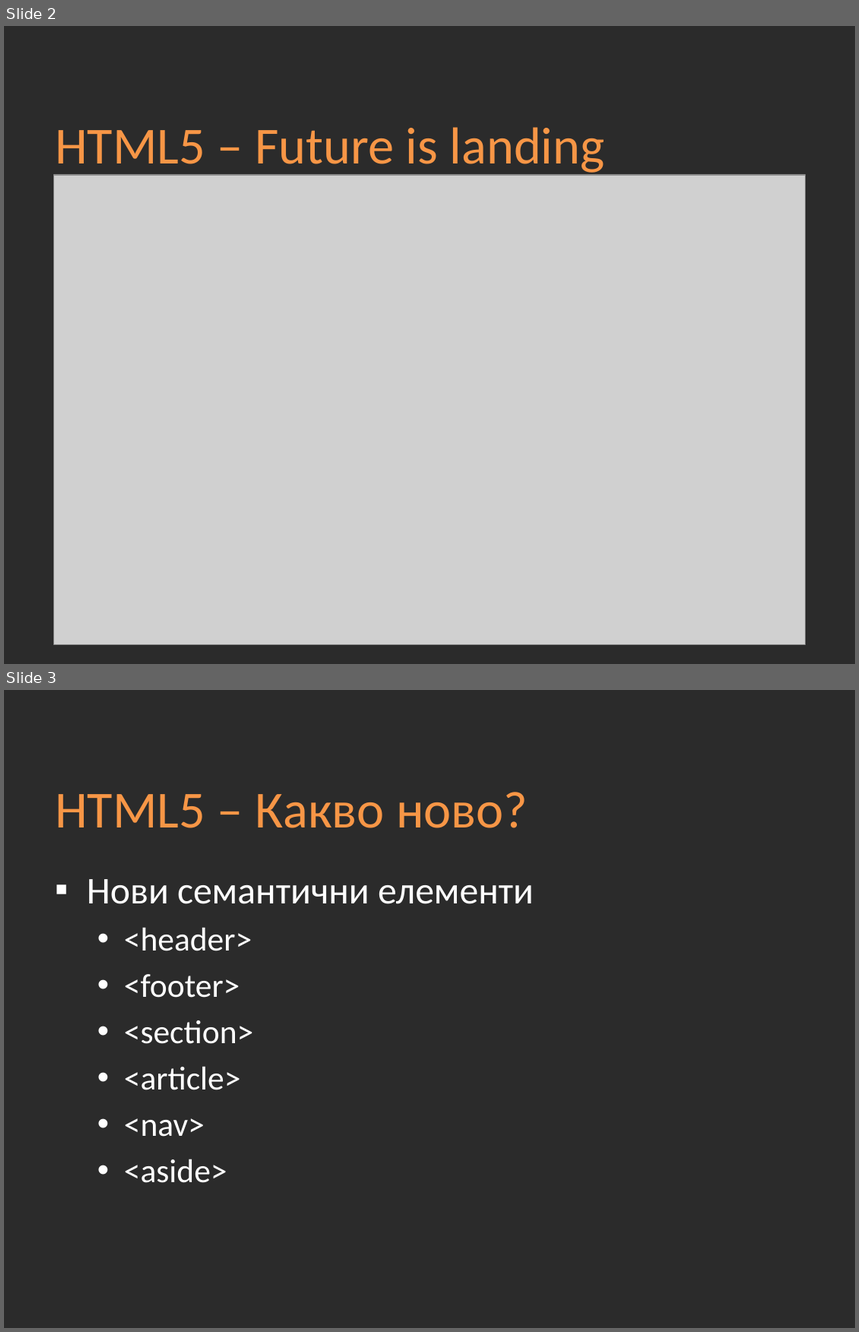
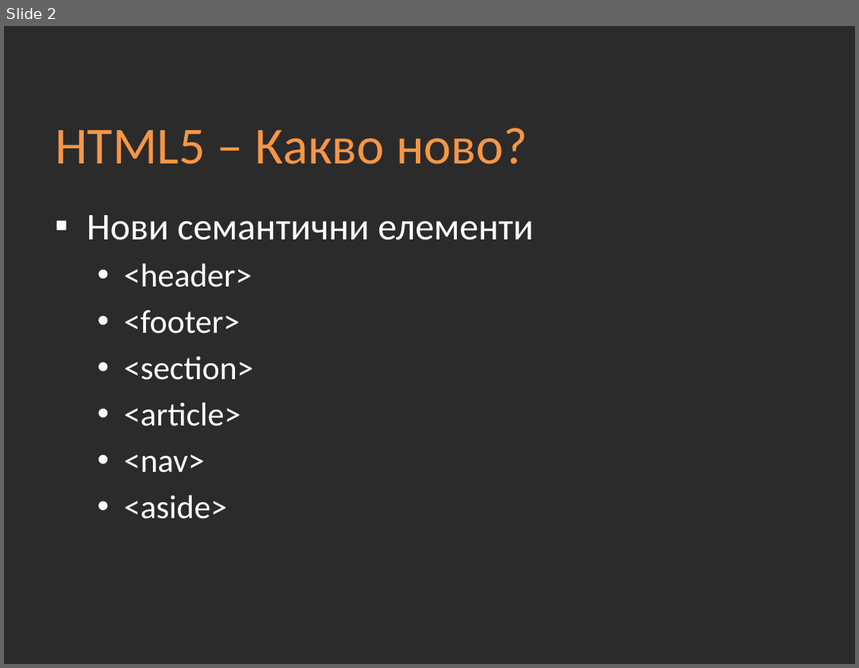
Before and after one commit to Academy-Soft-Intellect/Front-End-Course, a slide deck: 03-HTML5/03-HTML5.pptx. Shown one above the other, each under a label of ours: slides 2 and 3 before the commit, slide 2 after it. The pictures are 859x1332 and 859x668 pixels, drawn with LibreOffice and Linux fonts; fonts in the diff are those of the drawing; grey boxes stand for pictures; background and template pictures are left out; a plain dark background stands for a picture behind light text. Boxes give left, top, right and bottom in pixels: in the first picture for what was removed or moved away, otherwise in the second. Text is boxed around its words. In the diff, an @@ line names an element or a change of style, - is before the commit and + after.

Commit message:
HTML presentations change

```diff
--- a/03-HTML5/03-HTML5.pptx
+++ b/03-HTML5/03-HTML5.pptx
@@ slide 2 removed at bbox=[4, 26, 855, 664], background picture (left out) @@
@@ title removed at bbox=[55, 127, 605, 176] @@
-HTML5 – Future is landing
@@ picture removed at bbox=[53, 175, 805, 645] @@
@@ what was slide 3 is now slide 2 @@
```
Also in this commit, not shown: 9 slides changed, 11 slides added, 1 other slide removed.
